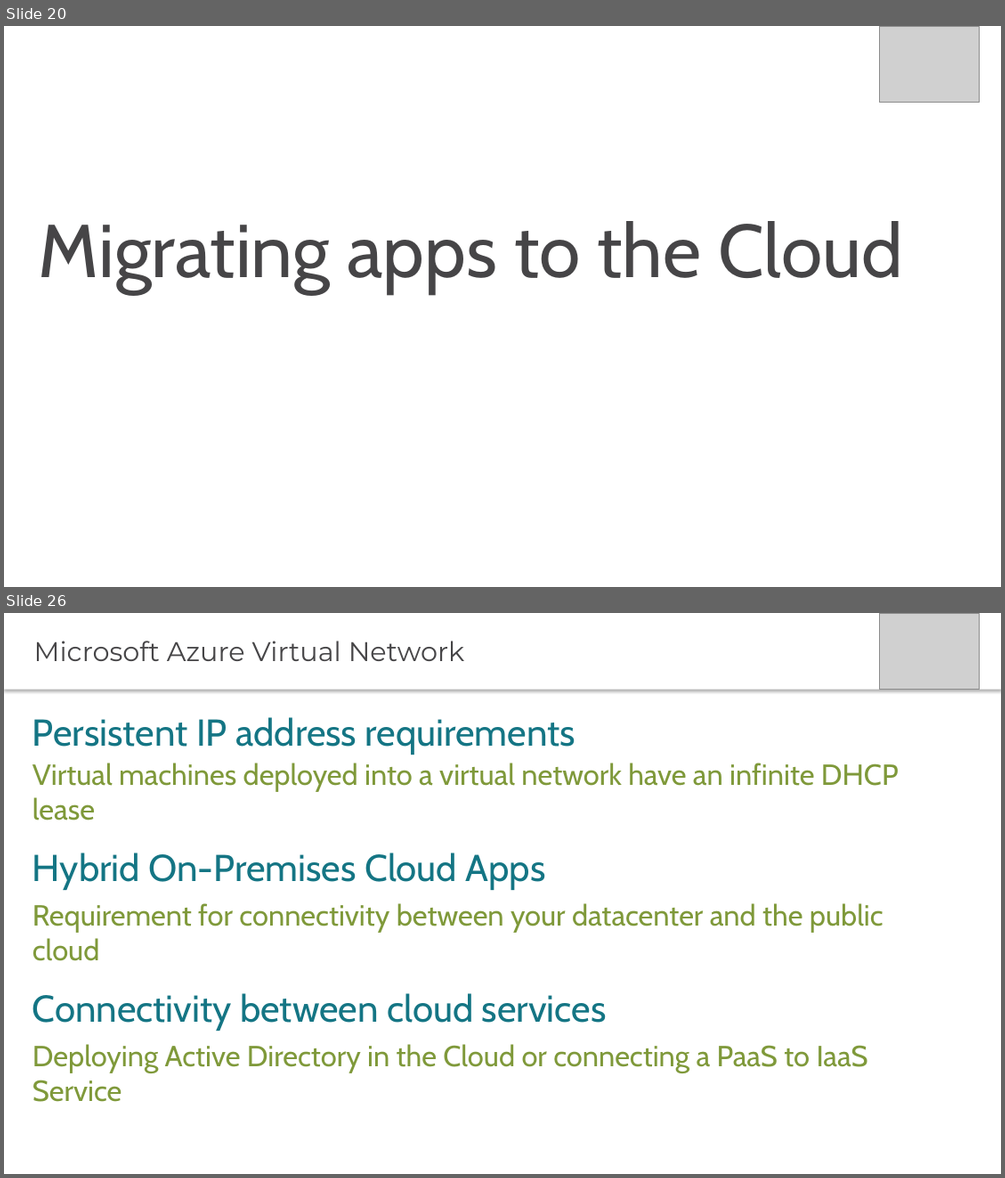
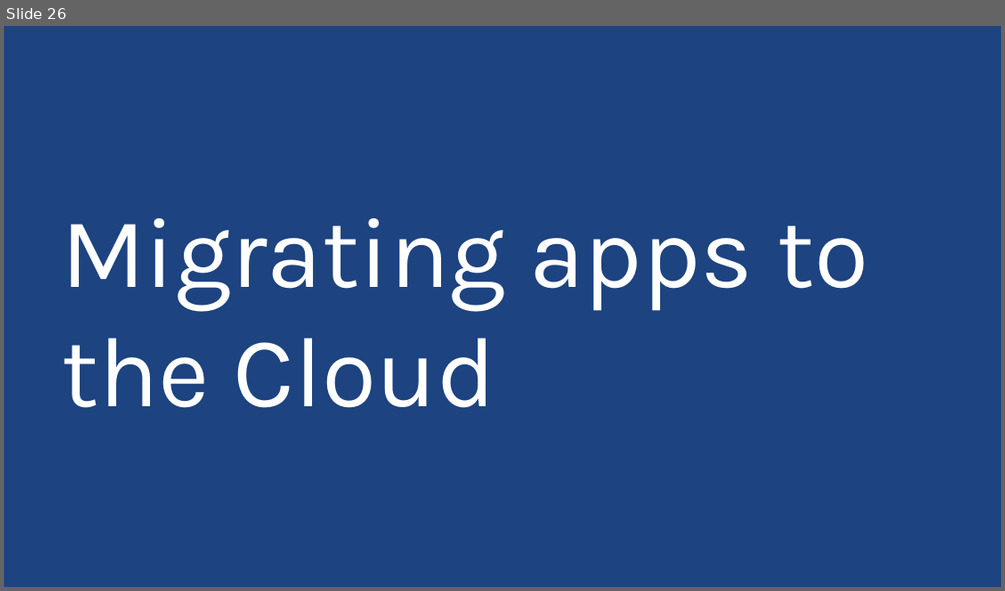
Before and after one commit to PyroJoke/AzureBootcamp2015Kharkiv, a slide deck: Virtual Machines Automated Deployment/Global Azure Bootcamp - Automating Azure VMs with Powershell.pptx. Shown one above the other, each under a label of ours: slides 20 and 26 before the commit, slide 26 after it; the slides between them are not shown. The pictures are 1005x1178 and 1005x591 pixels, drawn with LibreOffice and Linux fonts; fonts in the diff are those of the drawing; grey boxes stand for pictures; background and template pictures are left out. Boxes give left, top, right and bottom in pixels: in the first picture for what was removed or moved away, otherwise in the second. Text is boxed around its words. In the diff, an @@ line names an element or a change of style, - is before the commit and + after.

```diff
--- a/Virtual Machines Automated Deployment/Global Azure Bootcamp - Automating Azure VMs with Powershell.pptx
+++ b/Virtual Machines Automated Deployment/Global Azure Bootcamp - Automating Azure VMs with Powershell.pptx
@@ slide 26 removed at [4, 613, 1001, 1174], background #FFFFFF @@
@@ text removed at [4, 613, 1001, 690] @@
-Microsoft Azure Virtual Network
@@ picture removed at [880, 613, 979, 690] @@
@@ text removed at [32, 717, 575, 755] @@
-Persistent IP address requirements
@@ text removed at [32, 763, 898, 820] @@
-Virtual machines deployed into a virtual network have an infinite DHCP lease
@@ text removed at [32, 852, 546, 890] @@
-Hybrid On-Premises Cloud Apps
@@ text removed at [32, 903, 883, 961] @@
-Requirement for connectivity between your datacenter and the public cloud
@@ text removed at [32, 993, 607, 1030] @@
-Connectivity between cloud services
@@ text removed at [32, 1044, 868, 1102] @@
-Deploying Active Directory in the Cloud or connecting a PaaS to IaaS Service
@@ what was slide 20 is now slide 26 @@
@@ slide 26 changed as well @@
@@ background #FFFFFF to picture (left out) @@
@@ picture removed at [880, 26, 979, 103] @@
@@ title "Migrating apps to the Cloud": place and size @@
-title "Migrating apps to the Cloud" at [39, 221, 903, 293]
+title "Migrating apps to the Cloud" at [61, 218, 868, 408]
@@ title "Migrating apps to the Cloud" at [61, 218, 868, 408]: size 72 to 96 pt, font Cabin to Karla, text colour #464547 to #FFFFFF; vertical alignment top to middle @@
```
Also in this commit, not shown: 21 other slides changed, 12 slides added, 3 other slides removed, 4 other files.
